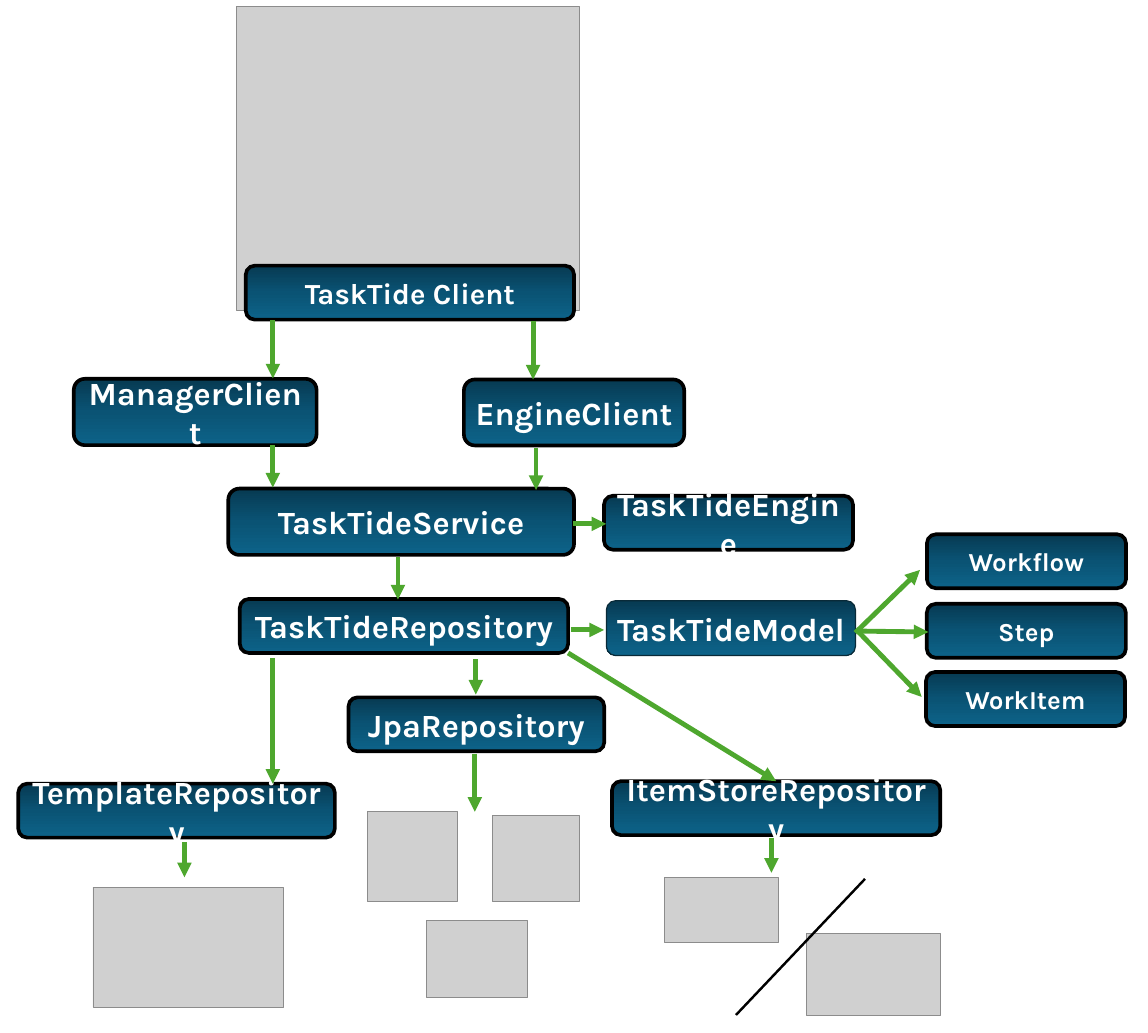
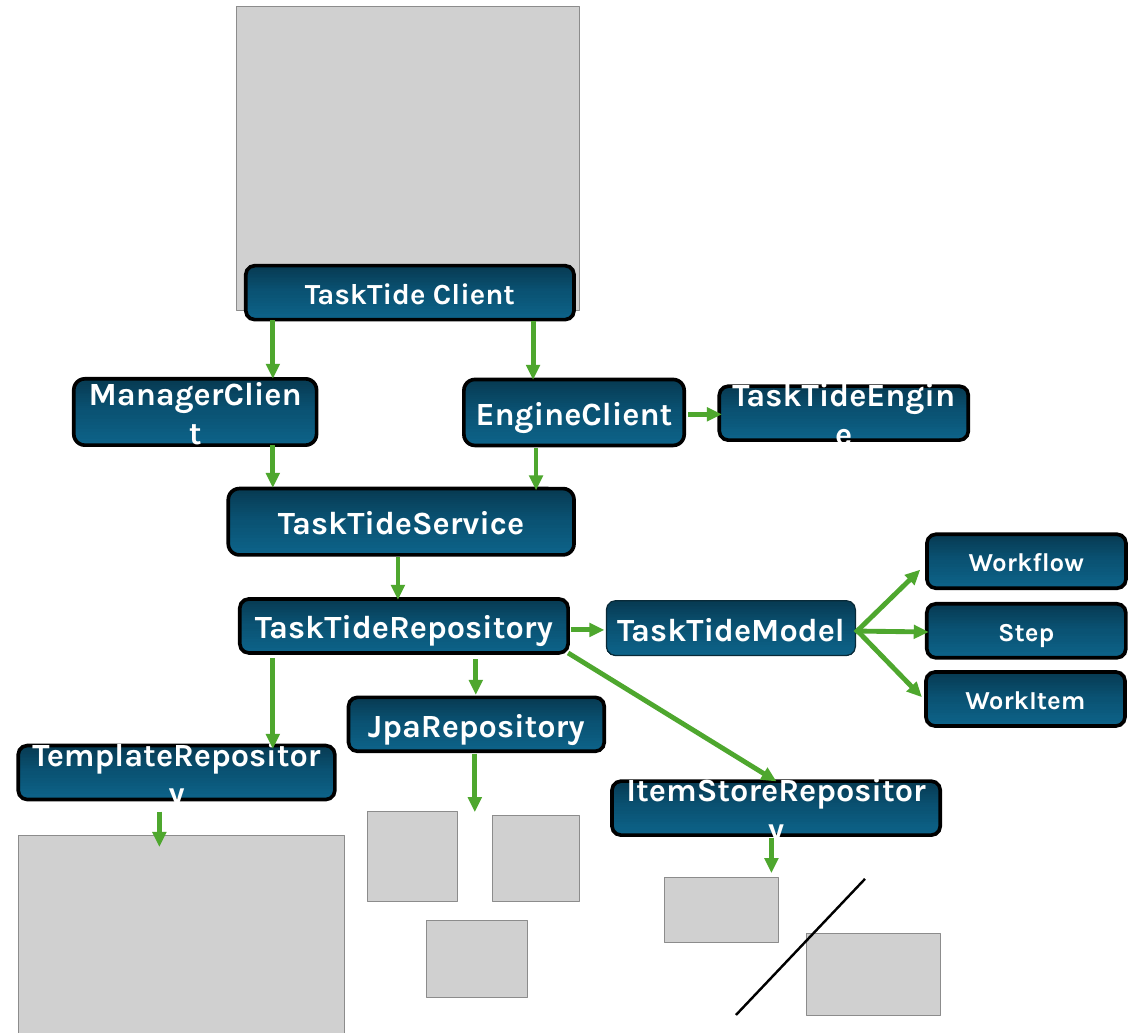
Before and after one commit to BrenKenna/TaskTide, a slide deck: slide 1 of tasktide/docs/Diagrams/Diagrams.pptx. Drawn at 1148x1033 pixels with LibreOffice and Linux fonts; fonts in the diff are those of the drawing; grey boxes stand for pictures. Boxes give left, top, right and bottom in pixels: in the first picture for what was removed or moved away, otherwise in the second. Text is boxed around its words. In the diff, an @@ line names an element or a change of style, - is before the commit and + after.

```diff
--- a/tasktide/docs/Diagrams/Diagrams.pptx
+++ b/tasktide/docs/Diagrams/Diagrams.pptx
@@ rounded rectangle "TaskTideEngine": place and size @@
-rounded rectangle "TaskTideEngine" at bbox=[604, 496, 853, 550]
+rounded rectangle "TaskTideEngine" at bbox=[719, 386, 968, 440]
@@ arrow moved from (573, 524) - (606, 524) to (688, 415) - (721, 415) @@
@@ arrow moved from (273, 658) - (273, 784) to (273, 658) - (273, 749) @@
@@ rounded rectangle "TemplateRepository": place and size @@
-rounded rectangle "TemplateRepository" at bbox=[18, 784, 335, 838]
+rounded rectangle "TemplateRepository" at bbox=[18, 746, 335, 800]
@@ picture added at bbox=[18, 835, 344, 1033] @@
@@ arrow moved from (184, 842) - (184, 877) to (159, 812) - (159, 847) @@
@@ picture removed at bbox=[93, 887, 283, 1007] @@
```
Also in this commit, not shown: 1 other slide changed, 3 other files.
